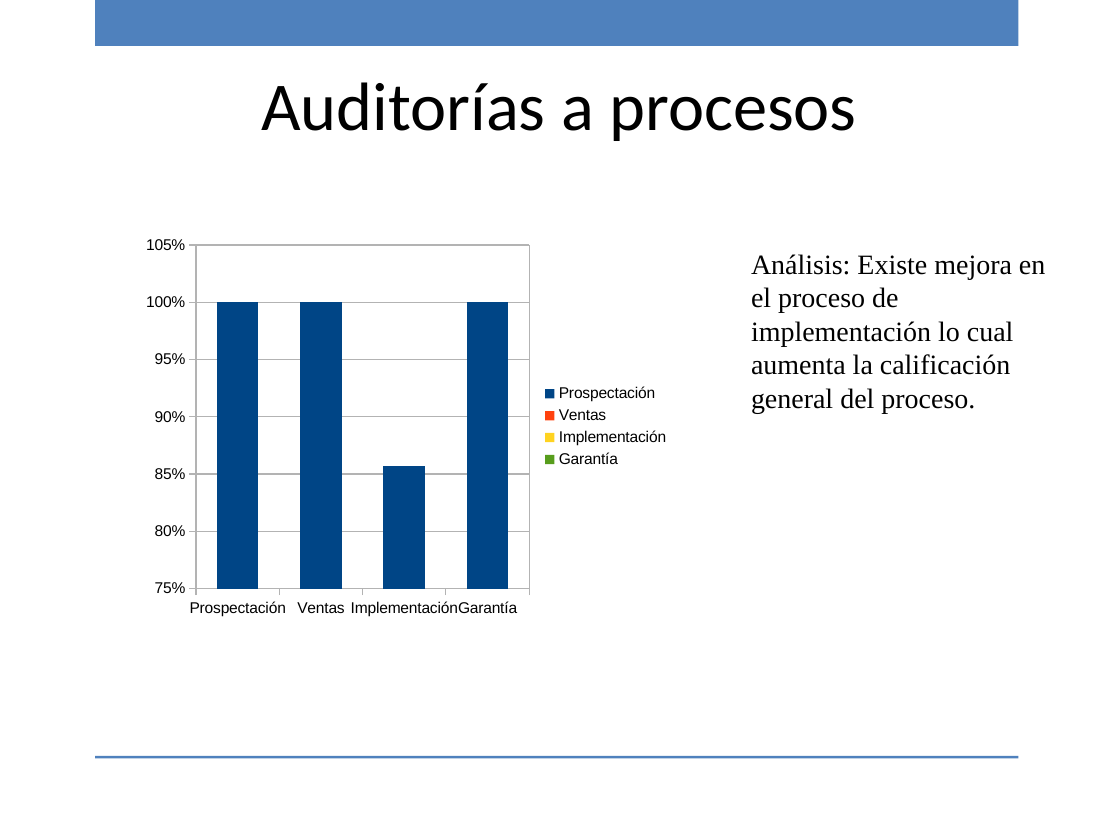
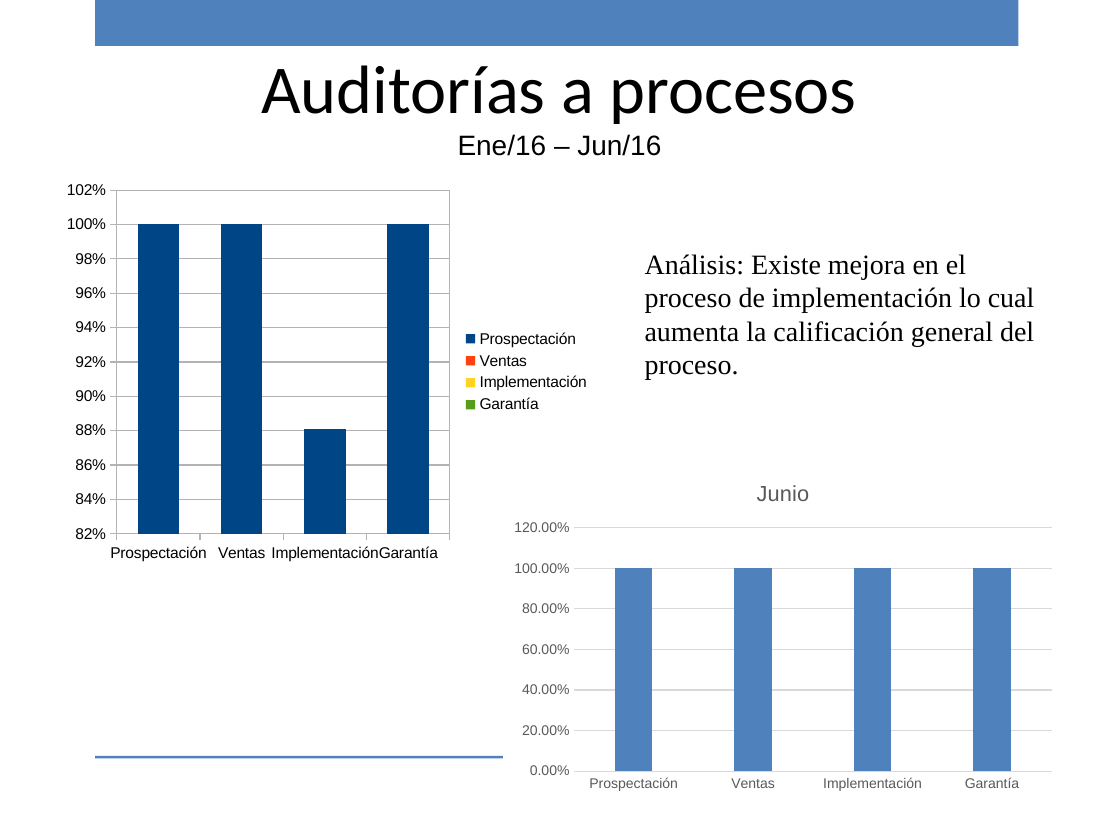
Before and after one commit to ricardo-novelasos/SOSQTP, a slide deck: slide 14 of Proyectos/2016/Métricas y monitoreo/Reporte_monitoreo_2016.pptx. Drawn at 1120x840 pixels with LibreOffice and Linux fonts; fonts in the diff are those of the drawing; background and template pictures are left out. Boxes give left, top, right and bottom in pixels: in the first picture for what was removed or moved away, otherwise in the second. Text is boxed around its words. In the diff, an @@ line names an element or a change of style, - is before the commit and + after.

Commit message:
Reporte de monitores mes de junio

```diff
--- a/Proyectos/2016/Métricas y monitoreo/Reporte_monitoreo_2016.pptx
+++ b/Proyectos/2016/Métricas y monitoreo/Reporte_monitoreo_2016.pptx
@@ text at <box>458,134,661,156</box>: paragraph added @@
+Ene/16 – Jun/16
@@ column chart at <box>56,174,601,570</box> @@
@@ Procesos Internos, Implementación: 0.86 to 0.88 @@
@@ column chart: place and size @@
-column chart at <box>136,228,681,625</box>
+column chart at <box>56,174,601,570</box>
@@ text "Análisis: Existe mejora en el ..." rewrapped from <box>751,254,1045,414</box> to <box>645,254,1035,380</box> @@
@@ column chart added at <box>503,463,1063,799</box> @@
+title "Junio"
+categories: Prospectación, Ventas, Implementación, Garantía
+Junio: 1, 1, 1, 1
```
Also in this commit, not shown: 18 other slides changed, 2 slides added, 2 slides removed, 2 other files.
